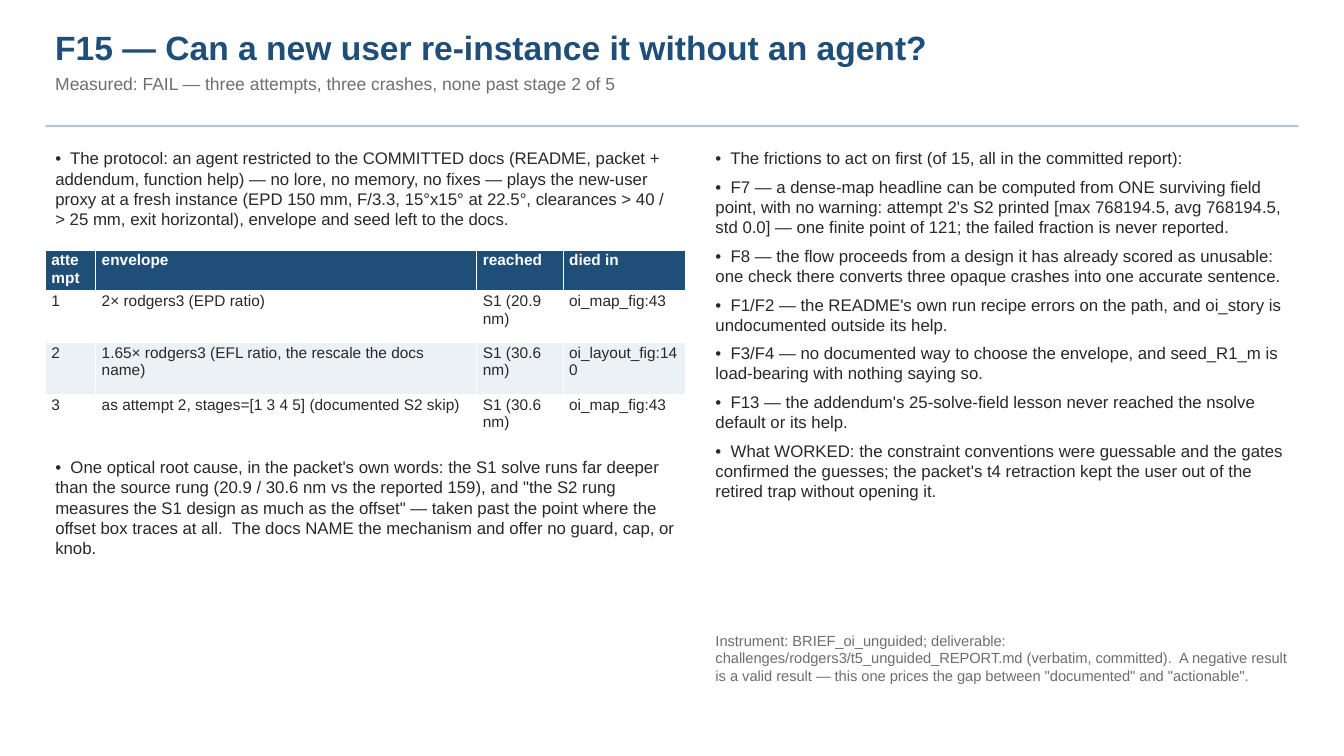
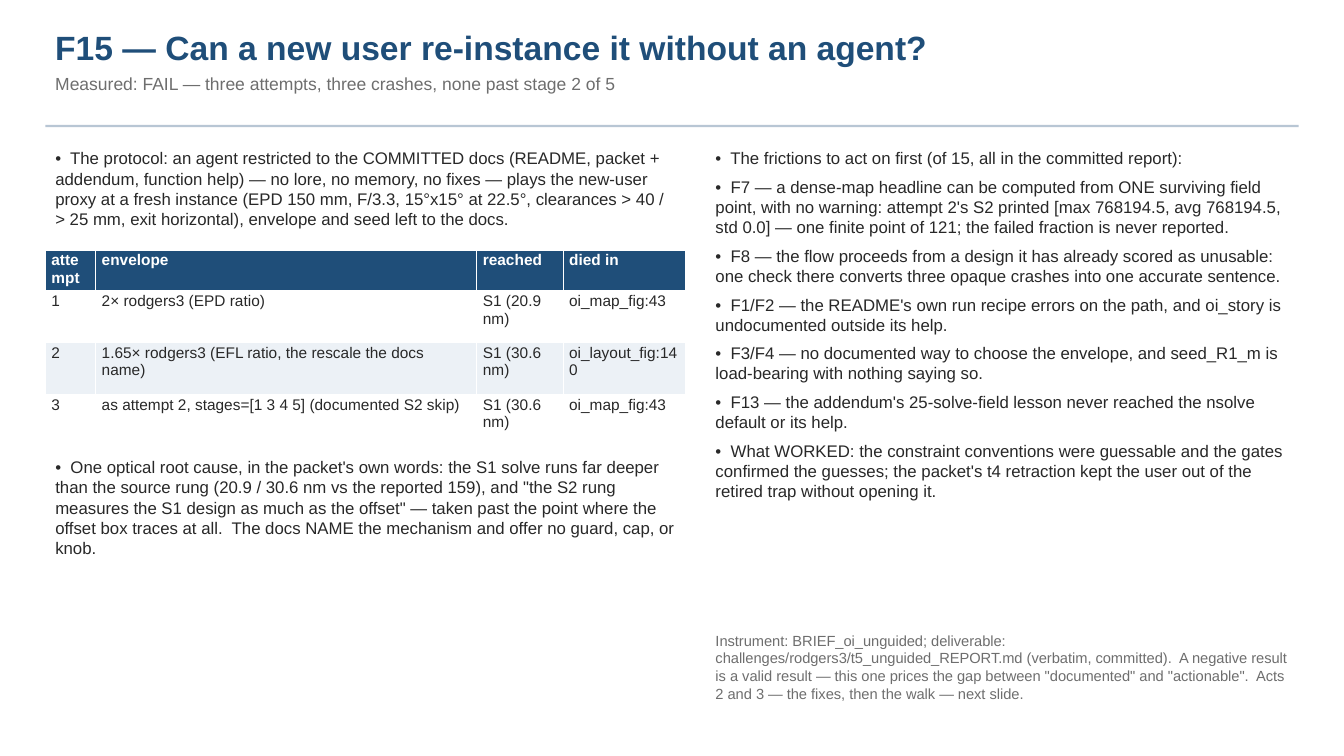
Before and after one commit to nasa-jpl/MACOS_resources, a slide deck: slide 16 of mmacos/challenges/rodgers3/deck_rodgers3_walk.pptx. Drawn at 1344x756 pixels with LibreOffice and Linux fonts; fonts in the diff are those of the drawing. Boxes give left, top, right and bottom in pixels: in the first picture for what was removed or moved away, otherwise in the second. Text is boxed around its words. In the diff, an @@ line names an element or a change of style, - is before the commit and + after.

```diff
--- a/mmacos/challenges/rodgers3/deck_rodgers3_walk.pptx
+++ b/mmacos/challenges/rodgers3/deck_rodgers3_walk.pptx
@@ text at (715, 635, 1287, 701): text changed @@
-Instrument: BRIEF_oi_unguided; deliverable: challenges/rodgers3/t5_unguided_REPORT.md (verbatim, committed). A negative result is a valid result — this one prices the gap between "documented" and "actionable".
+Instrument: BRIEF_oi_unguided; deliverable: challenges/rodgers3/t5_unguided_REPORT.md (verbatim, committed). A negative result is a valid result — this one prices the gap between "documented" and "actionable". Acts 2 and 3 — the fixes, then the walk — next slide.
```
Also in this commit, not shown: 2 other slides changed, 1 slide added, 6 other files.
